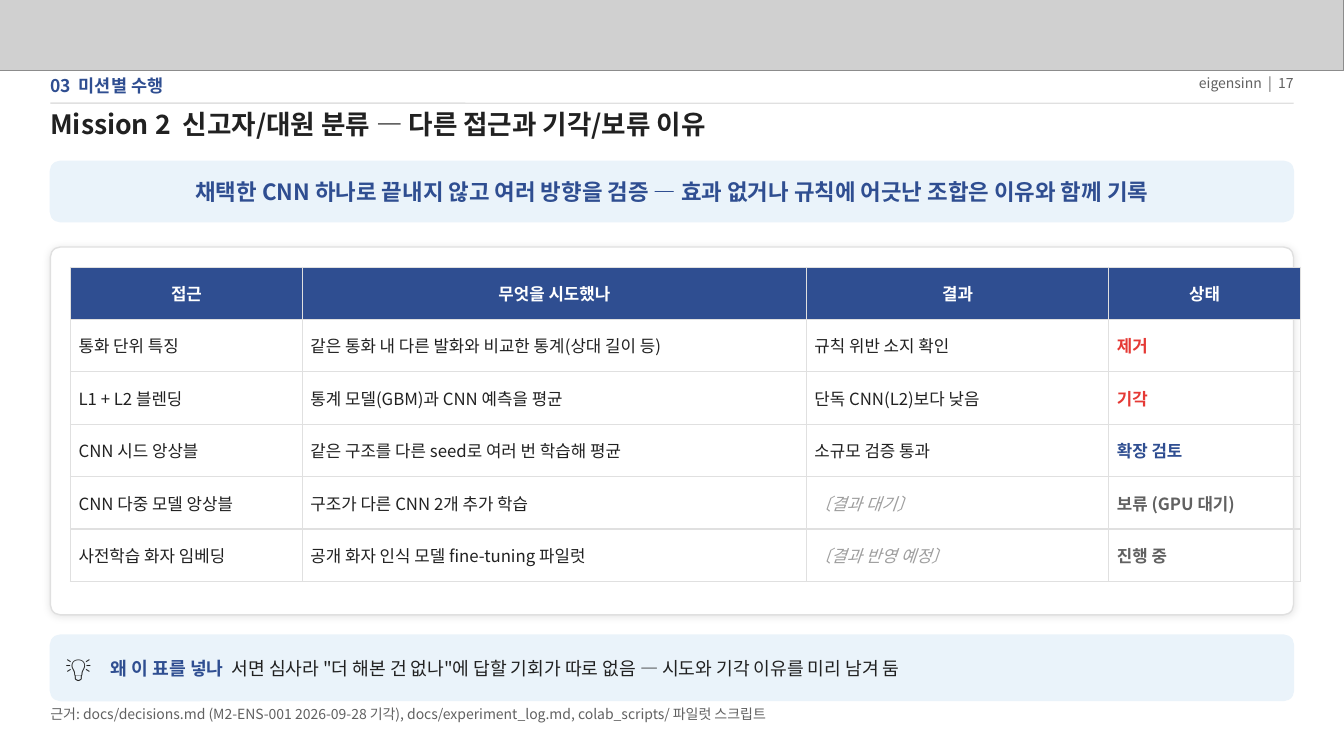
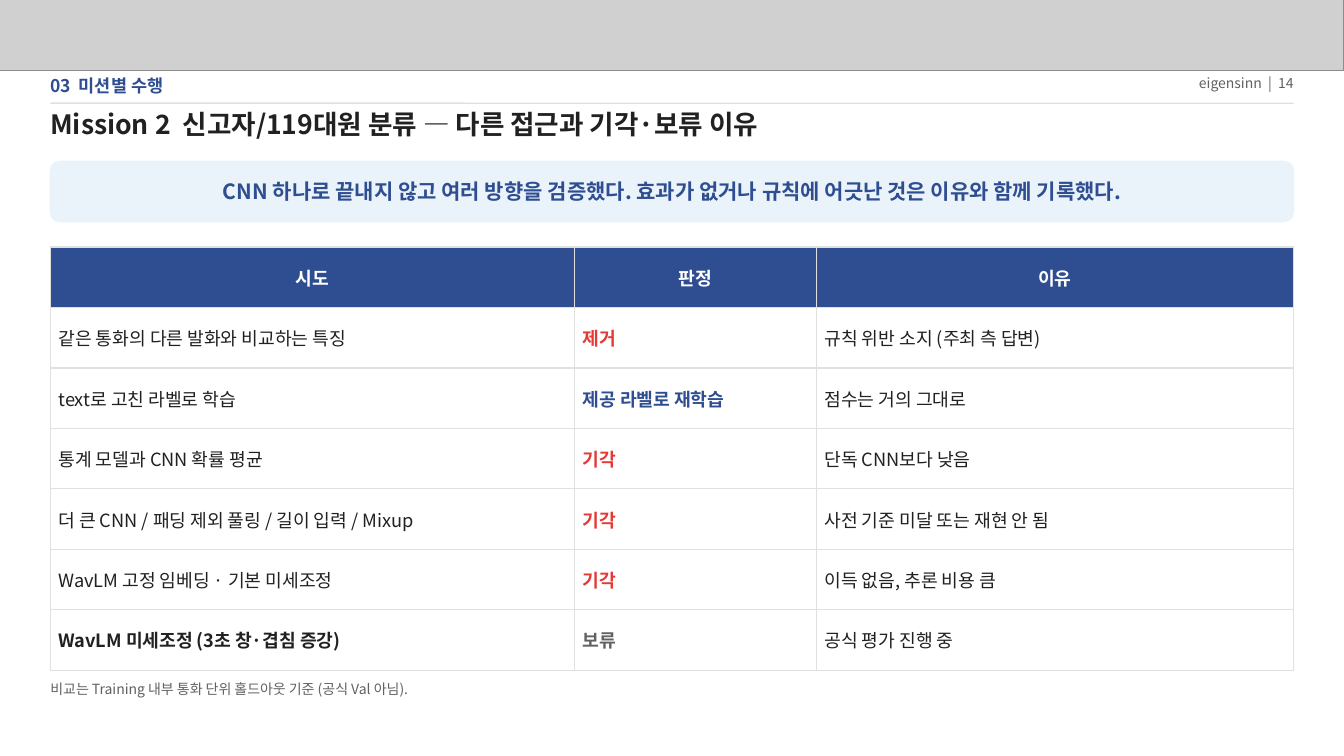
Before and after one commit to eigensinn-dcc2026/prelim, a slide deck: slide 14 of ppt/DCC2026_예선_결과정리.pptx (slide 17 before the commit). Drawn at 1344x756 pixels with LibreOffice and Linux fonts; fonts in the diff are those of the drawing; grey boxes stand for pictures. Boxes give left, top, right and bottom in pixels: in the first picture for what was removed or moved away, otherwise in the second. Text is boxed around its words. In the diff, an @@ line names an element or a change of style, - is before the commit and + after.

```diff
--- a/ppt/DCC2026_예선_결과정리.pptx
+++ b/ppt/DCC2026_예선_결과정리.pptx
@@ text at box(1199, 77, 1294, 92): text changed @@
-eigensinn | 17
+eigensinn | 14
@@ text at box(50, 111, 758, 139): text changed @@
-Mission 2 신고자/대원 분류 — 다른 접근과 기각/보류 이유
+Mission 2 신고자/119대원 분류 — 다른 접근과 기각·보류 이유
@@ text at box(223, 181, 1121, 201): text changed; size 16 to 15 pt @@
-채택한 CNN 하나로 끝내지 않고 여러 방향을 검증 — 효과 없거나 규칙에 어긋난 조합은 이유와 함께 기록
+CNN 하나로 끝내지 않고 여러 방향을 검증했다. 효과가 없거나 규칙에 어긋난 것은 이유와 함께 기록했다.
@@ table at box(50, 247, 1294, 655) @@
-접근 | 무엇을 시도했나 | 결과 | 상태
-통화 단위 특징 | 같은 통화 내 다른 발화와 비교한 통계(상대 길이 등) | 규칙 위반 소지 확인 | 제거
-L1 + L2 블렌딩 | 통계 모델(GBM)과 CNN 예측을 평균 | 단독 CNN(L2)보다 낮음 | 기각
-CNN 시드 앙상블 | 같은 구조를 다른 seed로 여러 번 학습해 평균 | 소규모 검증 통과 | 확장 검토
-CNN 다중 모델 앙상블 | 구조가 다른 CNN 2개 추가 학습 | 〔결과 대기〕 | 보류 (GPU 대기)
-사전학습 화자 임베딩 | 공개 화자 인식 모델 fine-tuning 파일럿 | 〔결과 반영 예정〕 | 진행 중
+시도 | 판정 | 이유
+같은 통화의 다른 발화와 비교하는 특징 | 제거 | 규칙 위반 소지 (주최 측 답변)
+text로 고친 라벨로 학습 | 제공 라벨로 재학습 | 점수는 거의 그대로
+통계 모델과 CNN 확률 평균 | 기각 | 단독 CNN보다 낮음
+더 큰 CNN / 패딩 제외 풀링 / 길이 입력 / Mixup | 기각 | 사전 기준 미달 또는 재현 안 됨
+WavLM 고정 임베딩 · 기본 미세조정 | 기각 | 이득 없음, 추론 비용 큼
+WavLM 미세조정 (3초 창·겹침 증강) | 보류 | 공식 평가 진행 중
@@ table: place and size @@
-table at box(71, 267, 1301, 570)
+table at box(50, 247, 1294, 655)
@@ rounded rectangle removed at box(50, 247, 1294, 615) @@
@@ rounded rectangle removed at box(50, 635, 1294, 701) @@
@@ text removed at box(66, 635, 106, 701) @@
-💡
@@ text removed at box(111, 659, 900, 677) @@
-왜 이 표를 넣나 서면 심사라 "더 해본 건 없나"에 답할 기회가 따로 없음 — 시도와 기각 이유를 미리 남겨 둠
@@ text added at box(50, 682, 408, 698), 10 pt, text #616161 @@
+비교는 Training 내부 통화 단위 홀드아웃 기준 (공식 Val 아님).
@@ text removed at box(50, 707, 765, 723) @@
-근거: docs/decisions.md (M2-ENS-001 2026-09-28 기각), docs/experiment_log.md, colab_scripts/ 파일럿 스크립트
```
Also in this commit, not shown: 13 other slides changed, 4 slides added, 6 slides removed, 1 other file.
